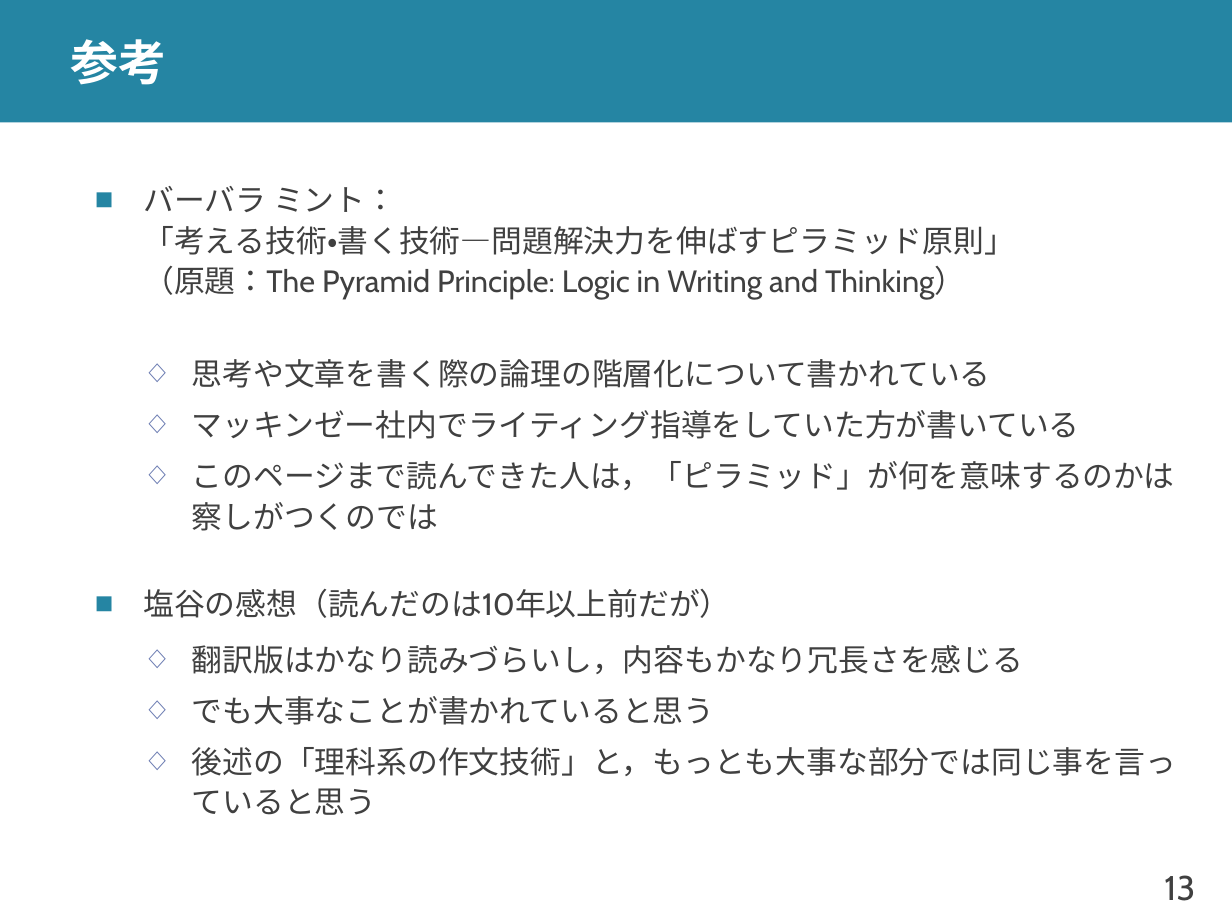
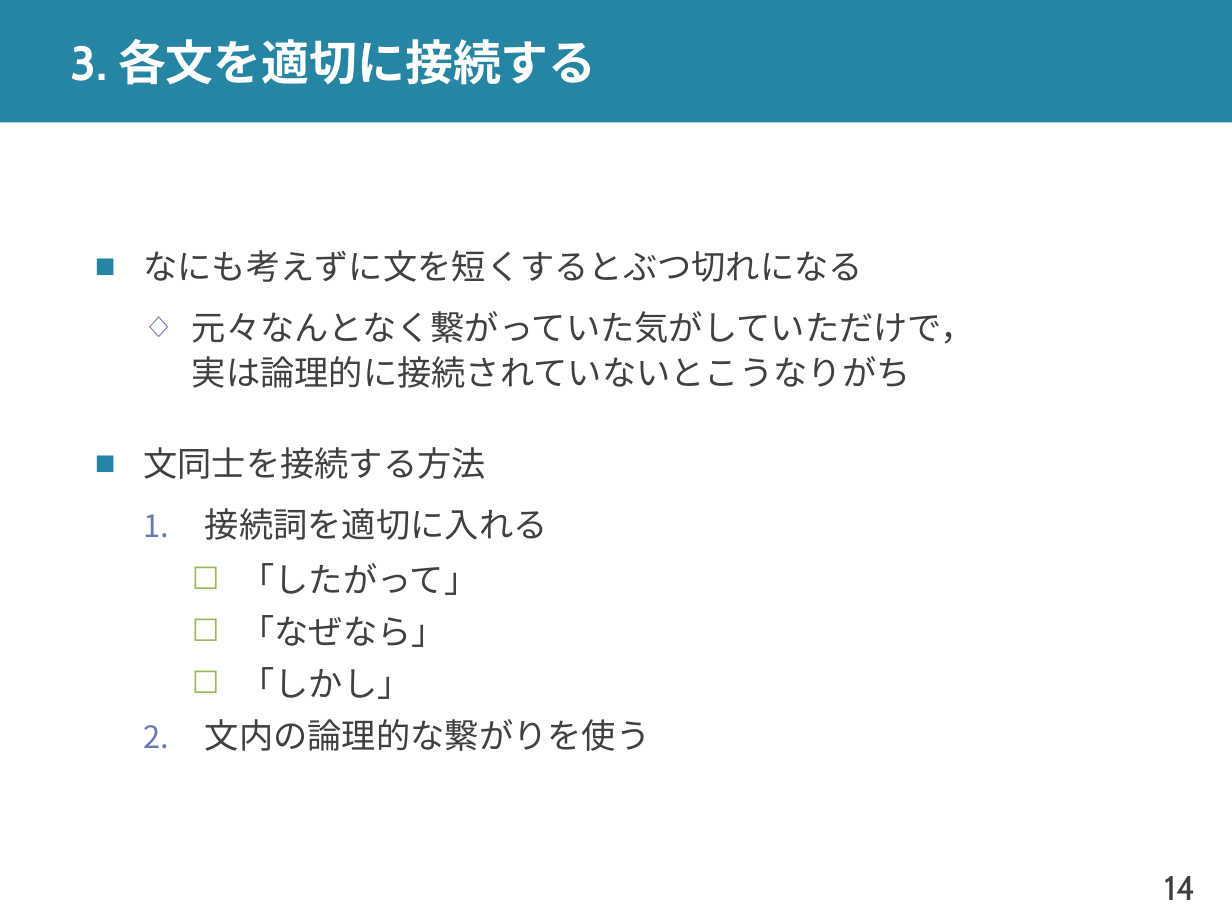
Before and after one commit to shioya-lab/how-to, a slide deck: slide 14 of writing.pptx (slide 13 before the commit). Drawn at 1232x924 pixels with LibreOffice and Linux fonts; fonts in the diff are those of the drawing. Boxes give left, top, right and bottom in pixels: in the first picture for what was removed or moved away, otherwise in the second. Text is boxed around its words. In the diff, an @@ line names an element or a change of style, - is before the commit and + after.

Commit message:
writing.pptx を更新

```diff
--- a/writing.pptx
+++ b/writing.pptx
@@ title at [71, 39, 596, 85]: text changed @@
-参考
+3. 各文を適切に接続する
@@ text at [143, 250, 975, 751]: text changed; size 18 to 20 pt @@
-■ バーバラ ミント：
-  「考える技術・書く技術―問題解決力を伸ばすピラミッド原則」
-  （原題：The Pyramid Principle: Logic in Writing and Thinking）
-  ◇ 思考や文章を書く際の論理の階層化について書かれている
-  ◇ マッキンゼー社内でライティング指導をしていた方が書いている
-  ◇ このページまで読んできた人は，「ピラミッド」が何を意味するのかは察しがつくのでは
-■ 塩谷の感想（読んだのは10年以上前だが）
-  ◇ 翻訳版はかなり読みづらいし，内容もかなり冗長さを感じる
-  ◇ でも大事なことが書かれていると思う
-  ◇ 後述の「理科系の作文技術」と，もっとも大事な部分では同じ事を言っていると思う
+■ なにも考えずに文を短くするとぶつ切れになる
+  ◇ 元々なんとなく繋がっていた気がしていただけで，
+    実は論理的に接続されていないとこうなりがち
+■ 文同士を接続する方法
+  1. 接続詞を適切に入れる
+    ☐ 「したがって」
+    ☐ 「なぜなら」
+    ☐ 「しかし」
+  2. 文内の論理的な繋がりを使う
@@ page number at [1164, 876, 1195, 900]: text changed @@
-13
+14
```
Also in this commit, not shown: 7 other slides changed, 6 slides added, 1 slide removed.
